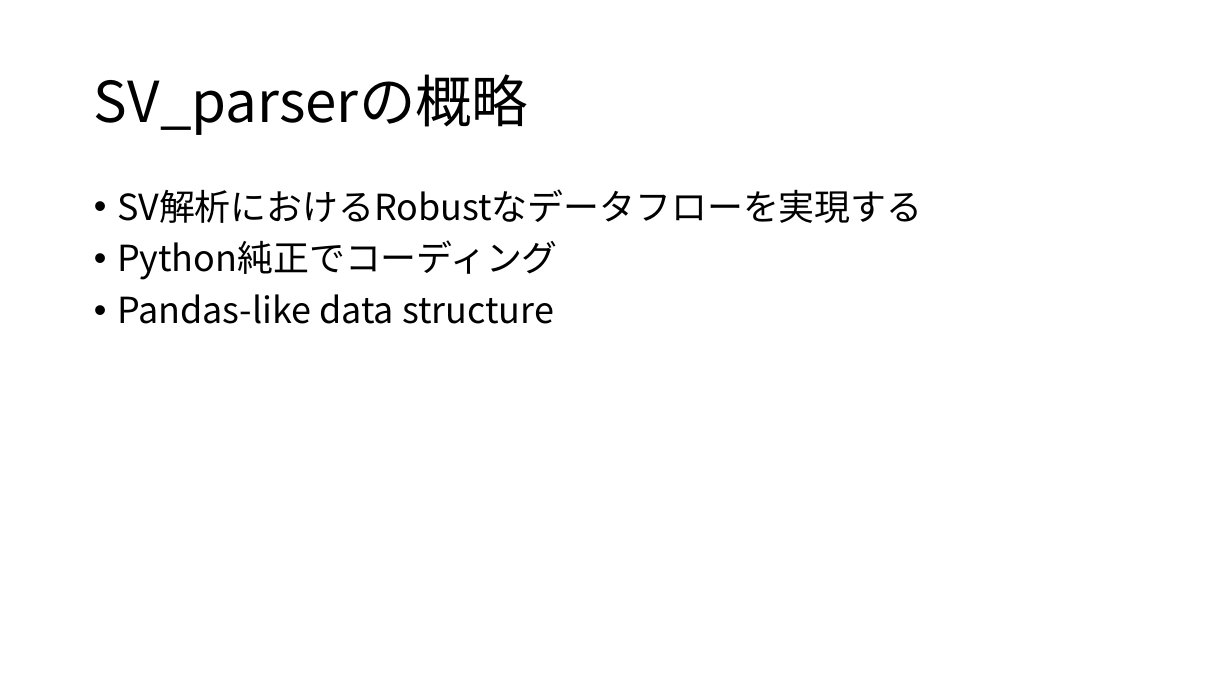
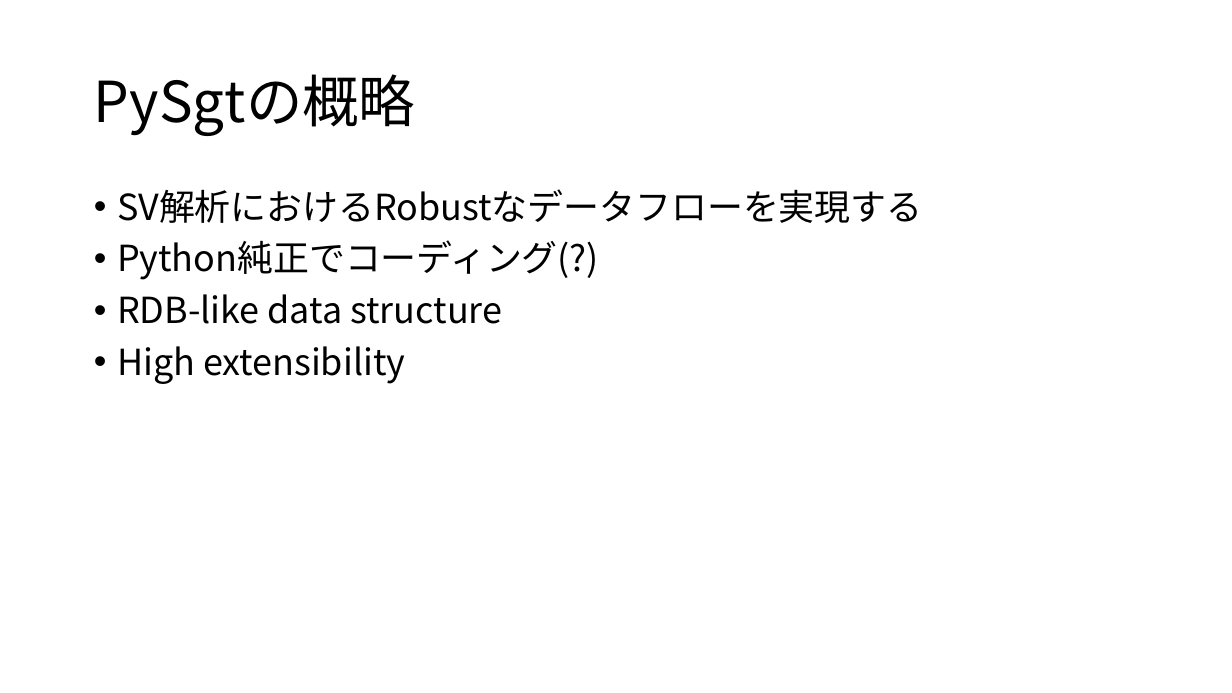
Before and after one commit to dermasugita/Viola-SV, a slide deck: slide 9 of resources/SV_parser.pptx (slide 2 before the commit). Drawn at 1232x693 pixels with LibreOffice and Linux fonts; fonts in the diff are those of the drawing. Boxes give left, top, right and bottom in pixels: in the first picture for what was removed or moved away, otherwise in the second. Text is boxed around its words. In the diff, an @@ line names an element or a change of style, - is before the commit and + after.

```diff
--- a/resources/SV_parser.pptx
+++ b/resources/SV_parser.pptx
@@ title at (x1=94, y1=74, x2=415, y2=136): text changed @@
-SV_parserの概略
+PySgtの概略
@@ text at (x1=117, y1=240, x2=599, y2=384): text changed @@
-• Python純正でコーディング
-• Pandas-like data structure
+• Python純正でコーディング(?)
+• RDB-like data structure
+• High extensibility
```
Also in this commit, not shown: 4 other slides changed, 8 slides added, 1 slide removed, 10 other files.
